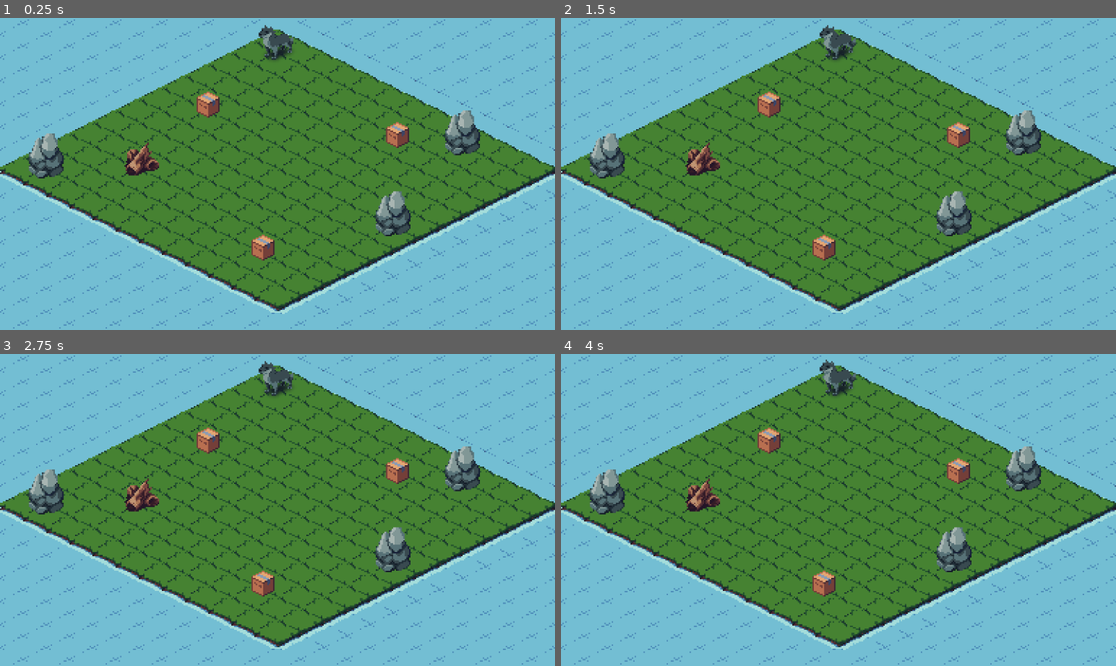
Above: before the commit, frames 1-4 (two rows, left to right).
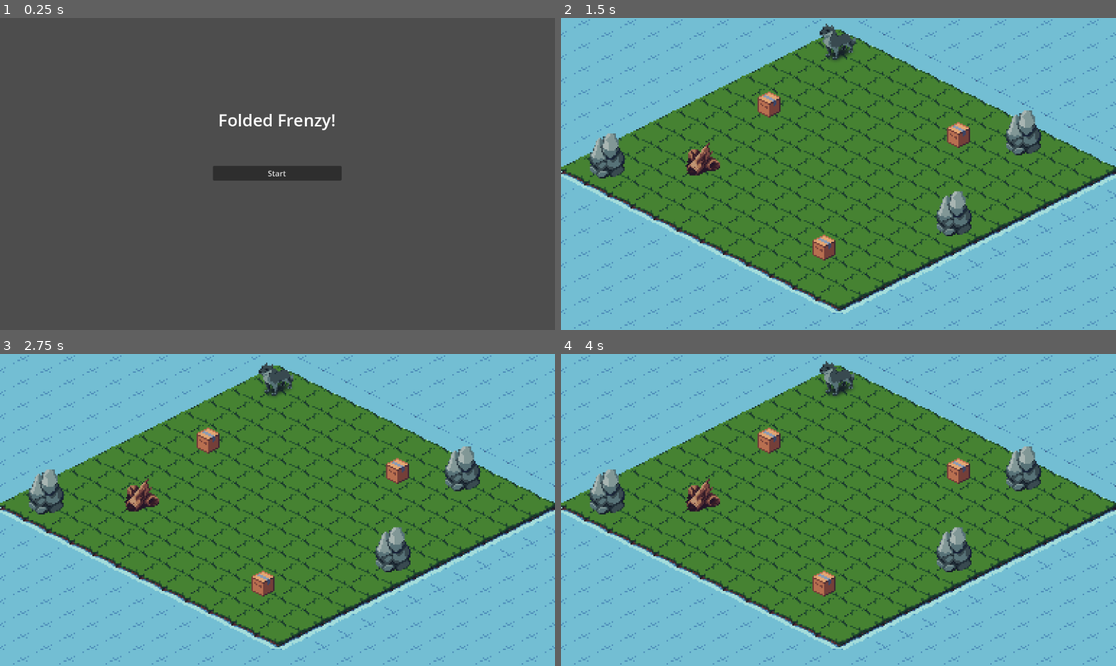
Above: after the commit, the same moments.

Repository: emilykrohn/FoldedFrenzy
Game: Godot game, scene res://Scenes/MainMenu/main_menu.tscn
The game is run twice, just before and just after one commit, with the same random seed, the same clock (stepped at 60 frames per second) and the same inputs. Before the commit the project starts from res://Scenes/Game/main.tscn.
Inputs (mouse positions are in pixels of both pictures, inside the frame that each line leads up to):
- Up to frame 1 (0.25 s): no input
- Up to frame 2 (1.5 s): click (838, 174) at 0.5 s, where only the run after the commit has a clickable "Start"; move the mouse to (960, 158) at 1.27 s; hold Right (ui_right) from 1.28 s (still down); click (960, 158) at 1.42 s
- Up to frame 3 (2.75 s): tap Space at 1.52, 2.27 s; move the mouse to (166, 525) at 2.02 s; release Right (ui_right) at 2.03 s; hold Down (ui_down) from 2.03 s (still down)
- Up to frame 4 (4 s): move the mouse to (894, 441) at 2.77 s; release Down (ui_down) at 2.78 s; hold Right (ui_right) 2.78-3.53 s; move the mouse to (810, 572) at 3.52 s; hold Up (ui_up) from 3.53 s (still down); click (810, 572) at 3.67 s; tap Space at 3.77 s

The runs differ from the first frame. In frame 1, 99% of the frame differs, in the area x 0-100%, y 0-100%; in frame 2, 0.1%; in frame 3, less than 0.1%; in frame 4, less than 0.1%.

Commit message:
Change main menu scene to be shown first

Diff:
--- a/project.godot
+++ b/project.godot
@@ -11,7 +11,7 @@
 [application]
 
 config/name="FoldedFrenzy"
-run/main_scene="res://Scenes/Game/main.tscn"
+run/main_scene="res://Scenes/MainMenu/main_menu.tscn"
 config/features=PackedStringArray("4.1", "Forward Plus")
 config/icon="res://Art/icon.svg"
 
